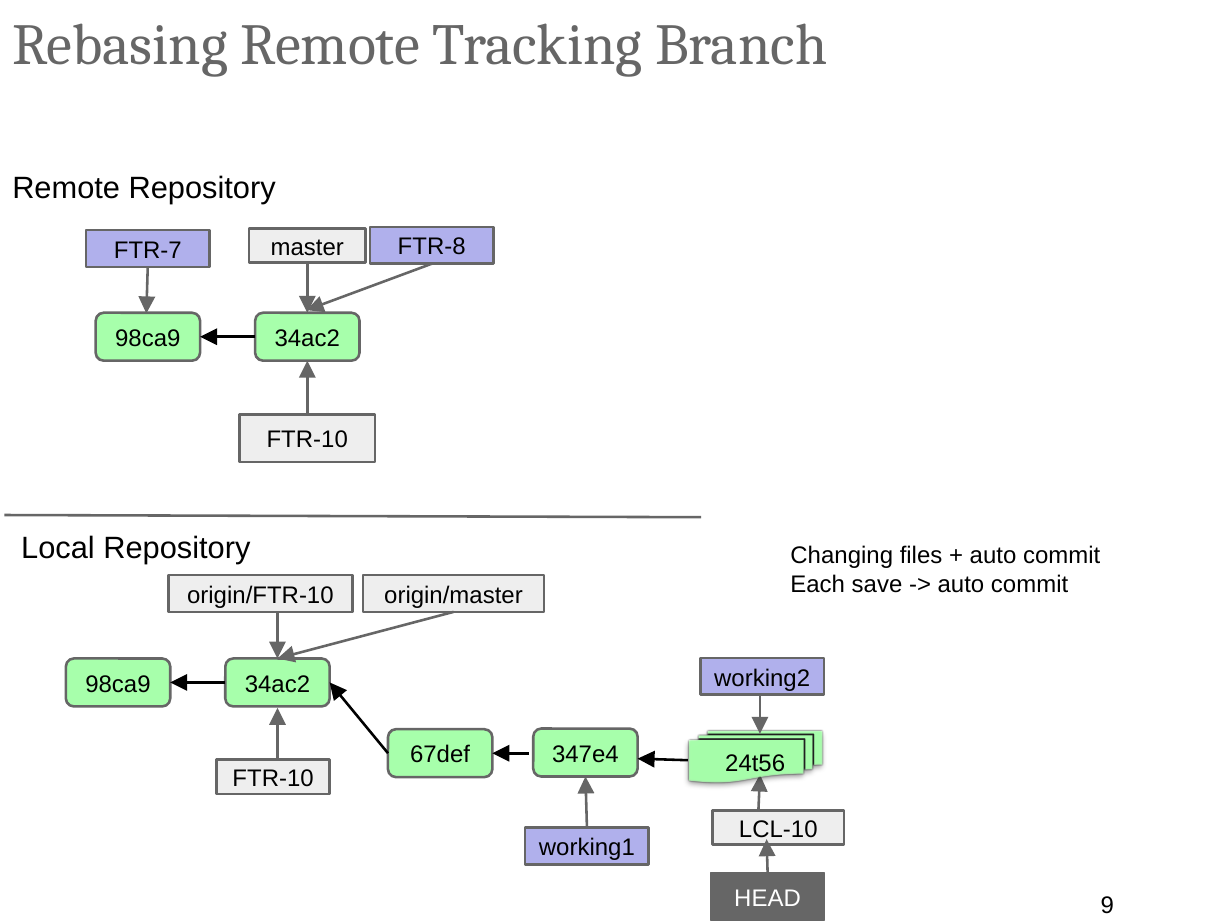
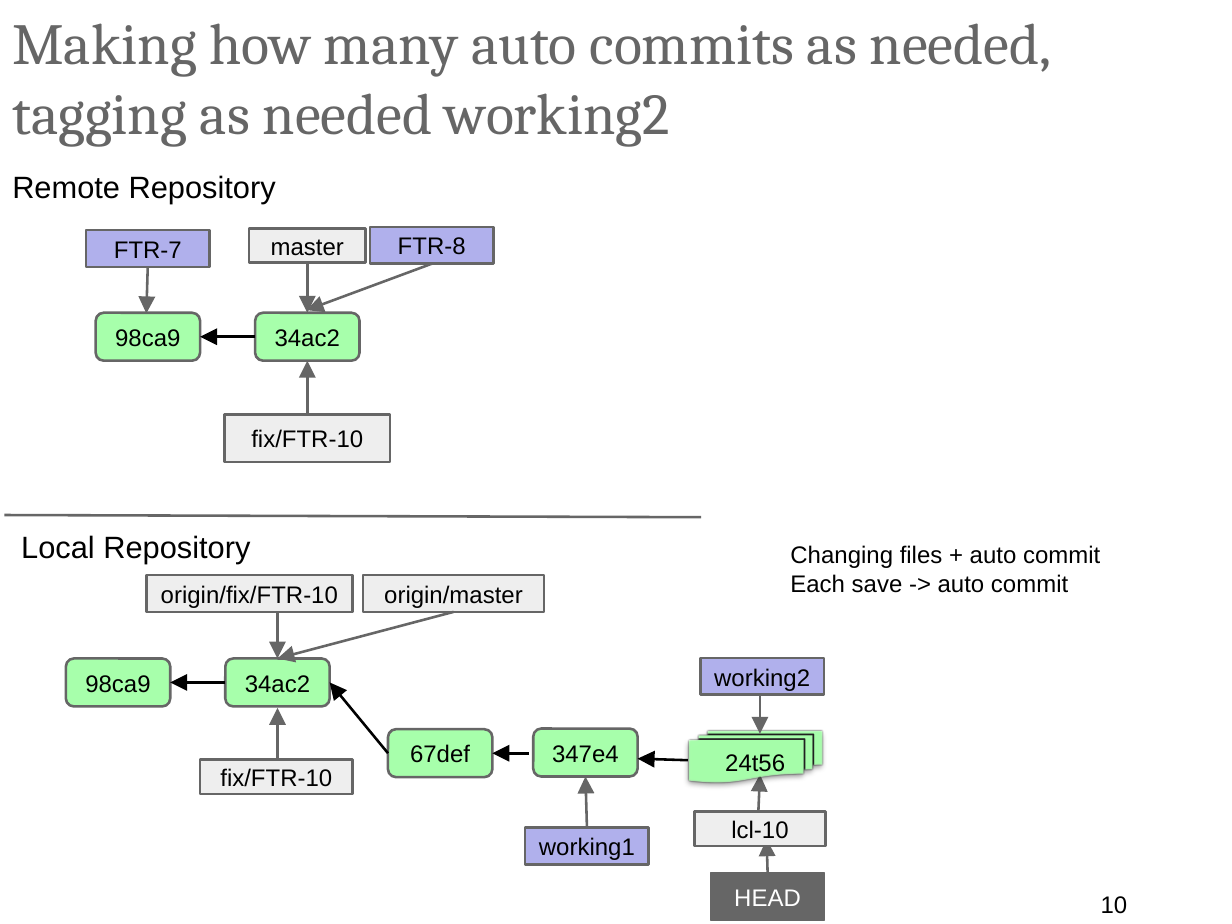
Before and after one commit to ilyaro/mysite, a slide deck: slide 10 of WorkStuff/Courses/Git/Git_Gitlab_Best_Practices/Git_Gitlab_BestPractices.pptx (slide 9 before the commit). Drawn at 1232x924 pixels with LibreOffice and Linux fonts; fonts in the diff are those of the drawing. Boxes give left, top, right and bottom in pixels: in the first picture for what was removed or moved away, otherwise in the second. Text is boxed around its words. In the diff, an @@ line names an element or a change of style, - is before the commit and + after.

```diff
--- a/WorkStuff/Courses/Git/Git_Gitlab_Best_Practices/Git_Gitlab_BestPractices.pptx
+++ b/WorkStuff/Courses/Git/Git_Gitlab_Best_Practices/Git_Gitlab_BestPractices.pptx
@@ title at (12,23,1052,147): text changed @@
-Rebasing Remote Tracking Branch
+Making how many auto commits as needed, tagging as needed working2
@@ rectangle "fix/FTR-10": place and size @@
-rectangle "fix/FTR-10" at (239,414,375,462)
+rectangle "fix/FTR-10" at (224,414,389,462)
@@ text in rectangle at (251,429,363,448): text changed @@
-FTR-10
+fix/FTR-10
@@ rectangle "origin/fix/FTR-10": place and size @@
-rectangle "origin/fix/FTR-10" at (169,575,354,612)
+rectangle "origin/fix/FTR-10" at (147,575,352,612)
@@ text in rectangle at (161,585,338,608): text changed @@
-origin/FTR-10
+origin/fix/FTR-10
@@ rectangle "fix/FTR-10": place and size @@
-rectangle "fix/FTR-10" at (217,760,330,795)
+rectangle "fix/FTR-10" at (200,760,352,795)
@@ text in rectangle at (220,768,332,787): text changed @@
-FTR-10
+fix/FTR-10
@@ rectangle "lcl-10": place and size @@
-rectangle "lcl-10" at (713,811,845,845)
+rectangle "lcl-10" at (695,812,827,846)
@@ text in rectangle at (731,820,788,839): text changed @@
-LCL-10
+lcl-10
@@ page number at (1101,896,1128,914): text changed @@
-9
+10
```
Also in this commit, not shown: 16 other slides changed, 1 slide added.
